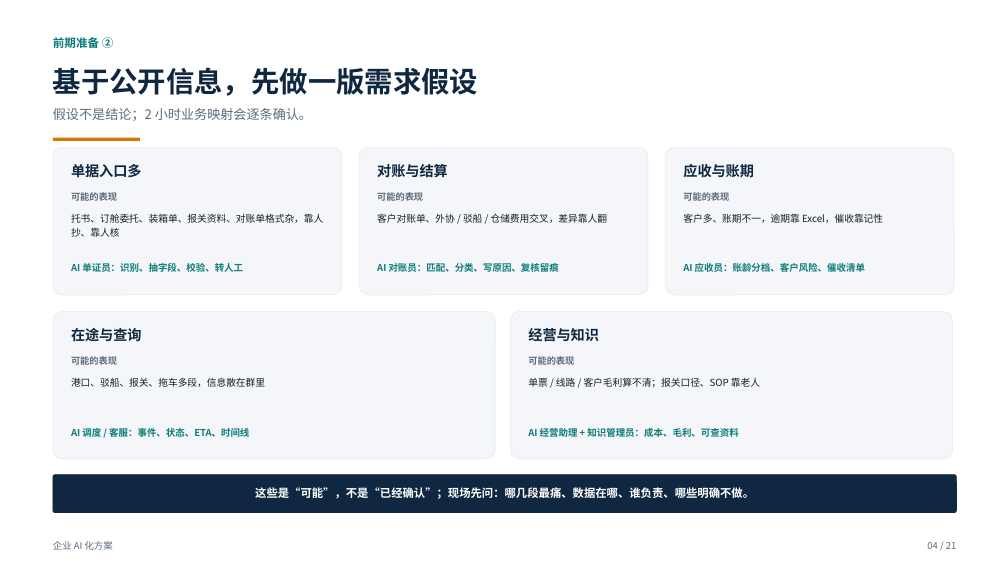
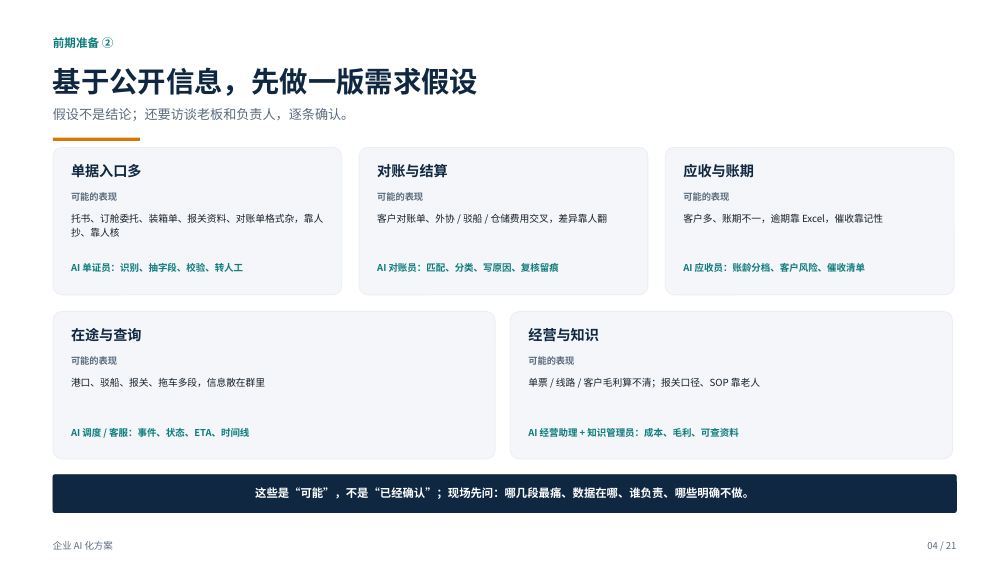
Before and after one commit to roma007/Enterprise-AI, a slide deck: slide 4 of 会客包/reports/客户老板版_企业AI化方案_2026-11-09.pptx. Drawn at 1008x567 pixels with LibreOffice and Linux fonts; fonts in the diff are those of the drawing. Boxes give left, top, right and bottom in pixels: in the first picture for what was removed or moved away, otherwise in the second. Text is boxed around its words. In the diff, an @@ line names an element or a change of style, - is before the commit and + after.

```diff
--- a/会客包/reports/客户老板版_企业AI化方案_2026-11-09.pptx
+++ b/会客包/reports/客户老板版_企业AI化方案_2026-11-09.pptx
@@ text at [53,108,354,121]: text changed @@
-假设不是结论；2 小时业务映射会逐条确认。
+假设不是结论；还要访谈老板和负责人，逐条确认。
```
Also in this commit, not shown: 3 other slides changed, 6 other files.
